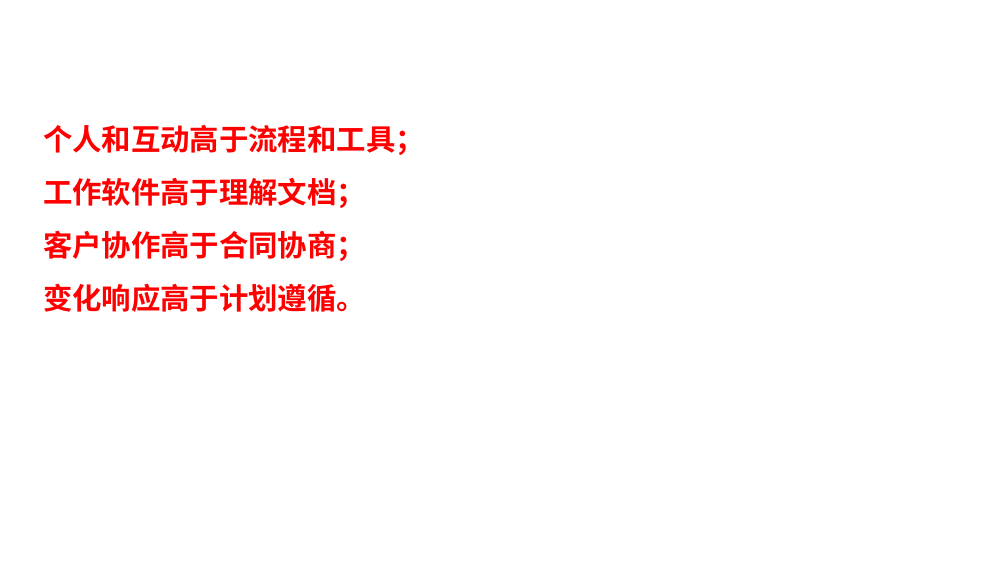
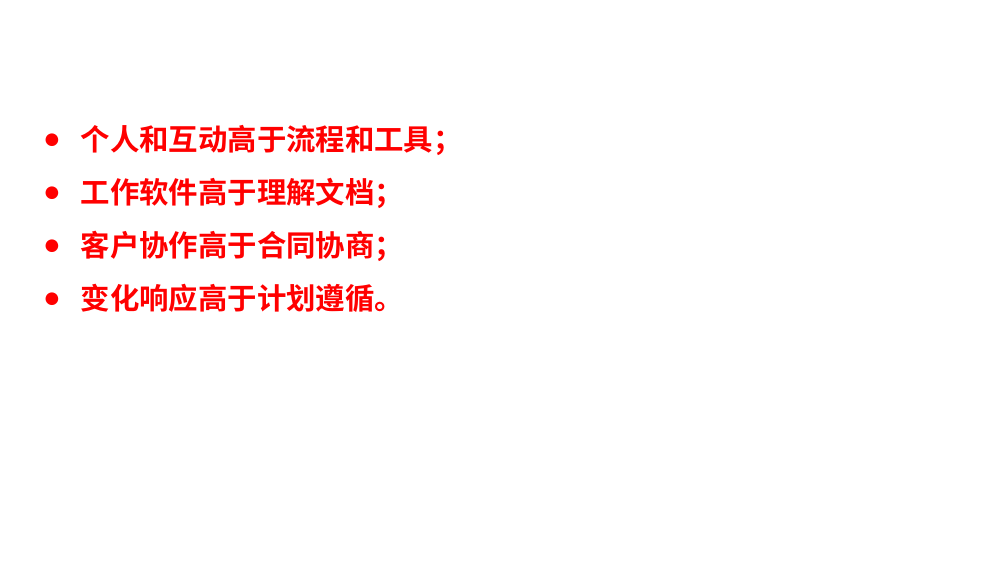
Before and after one commit to cherry4477/asiainfoLDP, a slide deck: slide 3 of LDP云平台部产品开发迭代流程.pptx. Drawn at 1008x567 pixels with LibreOffice and Linux fonts; fonts in the diff are those of the drawing; background and template pictures are left out. Boxes give left, top, right and bottom in pixels: in the first picture for what was removed or moved away, otherwise in the second. Text is boxed around its words. In the diff, an @@ line names an element or a change of style, - is before the commit and + after.

```diff
--- a/LDP云平台部产品开发迭代流程.pptx
+++ b/LDP云平台部产品开发迭代流程.pptx
@@ text "个人和互动高于流程和工具；" at <box>81,125,463,312</box>: bullet none to ● @@
```
Also in this commit, not shown: 8 other slides changed, 3 other files.
